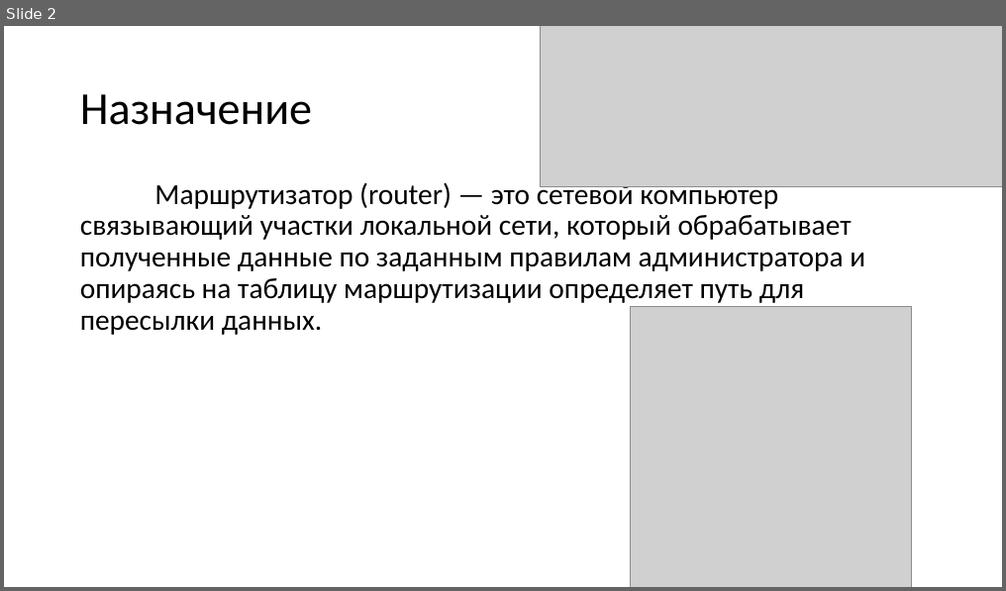
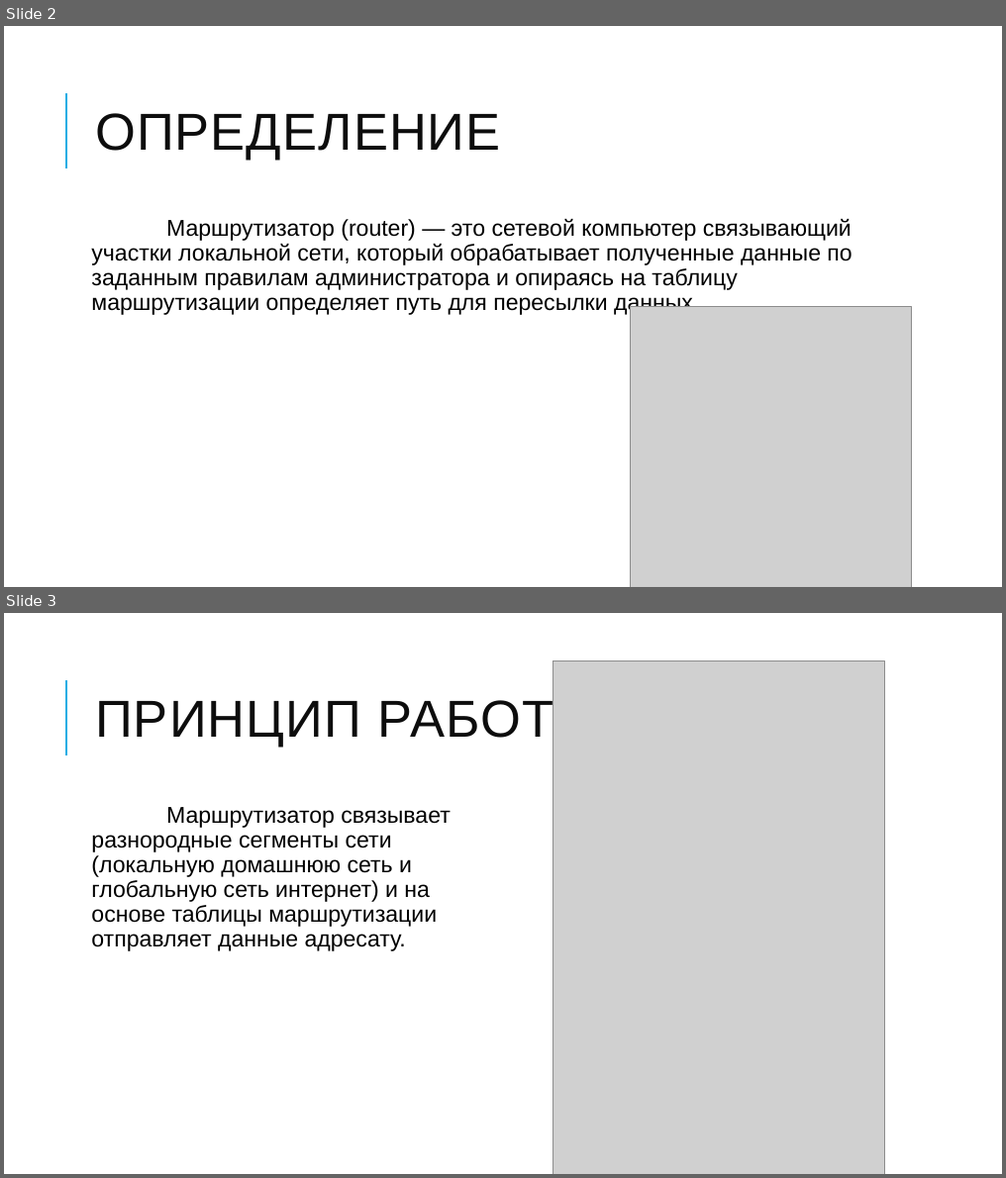
Before and after one commit to Ilnazz/Other, a slide deck: Маршрутизатор для локальных сетей.pptx. Shown one above the other, each under a label of ours: slide 2 before the commit, slides 2 and 3 after it. The pictures are 1006x591 and 1006x1178 pixels, drawn with LibreOffice and Linux fonts; fonts in the diff are those of the drawing; grey boxes stand for pictures. Boxes give left, top, right and bottom in pixels: in the first picture for what was removed or moved away, otherwise in the second. Text is boxed around its words. In the diff, an @@ line names an element or a change of style, - is before the commit and + after.

```diff
--- a/Маршрутизатор для локальных сетей.pptx
+++ b/Маршрутизатор для локальных сетей.pptx
@@ slide 3 added at [4,613,1002,1174], background #FFFFFF; not listed: 1 template element that a slide beside it also shows @@
@@ picture added at [553,661,885,1174] @@
@@ title added at [95,695,601,748], 50 pt, text #0D0D0D @@
+ПРИНЦИП РАБОТЫ
@@ text added at [91,807,450,952], 22 pt, text #000000 @@
+Маршрутизатор связывает разнородные сегменты сети (локальную домашнюю сеть и глобальную сеть интернет) и на основе таблицы маршрутизации отправляет данные адресату.
@@ slide 2 changed as well @@
@@ picture removed at [540,26,1002,187] @@
@@ line added from (66, 169) to (66, 93), #1CADE4 1.5 pt @@
@@ title at [95,113,500,161]: text changed; size 44 to 50 pt; font Calibri to Arial; text colour #000000 to #0D0D0D @@
-Назначение
+ОПРЕДЕЛЕНИЕ
@@ text "Маршрутизатор (router) — это сетевой ...": place and size @@
-text "Маршрутизатор (router) — это сетевой ..." at [80,179,865,335]
+text "Маршрутизатор (router) — это сетевой ..." at [91,219,851,316]
@@ text "Маршрутизатор (router) — это сетевой ..." at [91,219,851,316]: size 28 to 22 pt, font Calibri to Arial; more space between paragraphs @@
```
Also in this commit, not shown: 3 other slides changed, 1 other slide added, 4 slides removed.
